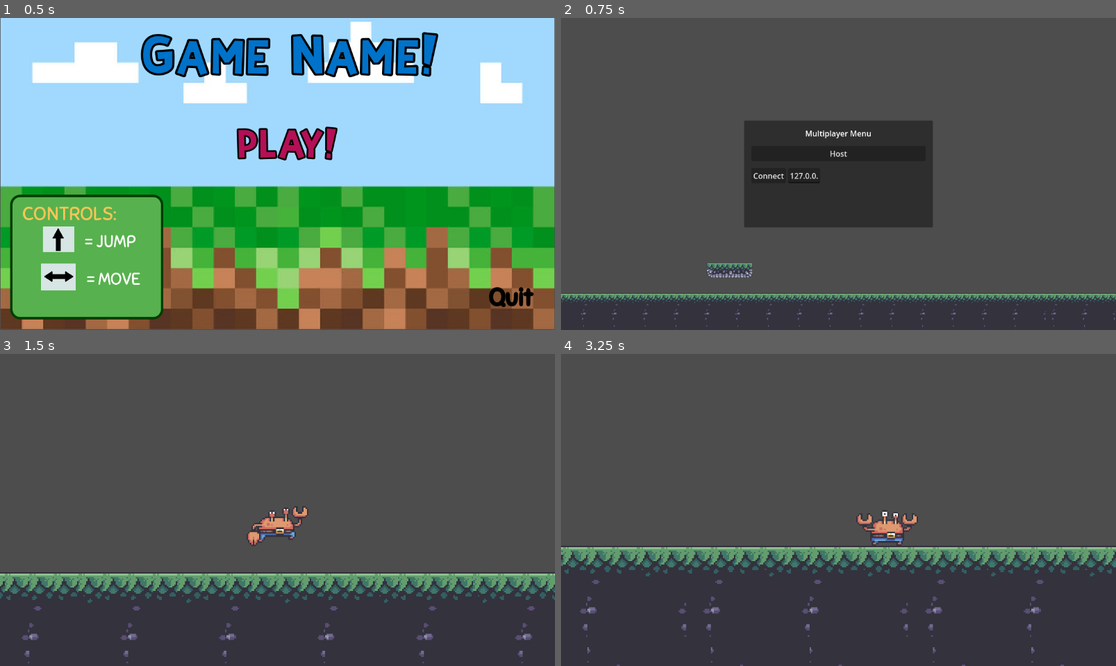
Above: before the commit, frames 1-4 (two rows, left to right).
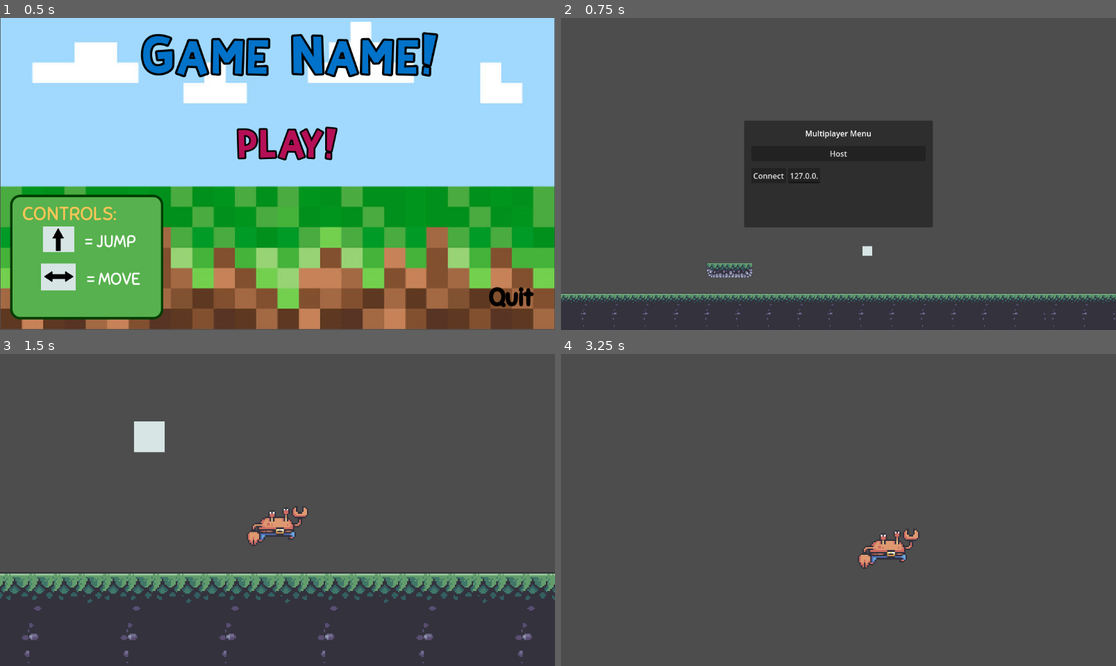
Above: after the commit, the same moments.

Repository: SMR-2023-Summer-Project/2DSideRacer
Game: Godot game, scene res://root/ui/title_screen/title_screen.tscn
The game is run twice, just before and just after one commit, with the same random seed, the same clock (stepped at 60 frames per second) and the same inputs.
Inputs (mouse positions are in pixels of both pictures, inside the frame that each line leads up to):
- Up to frame 1 (0.5 s): no input
- Up to frame 2 (0.75 s): click "PLAY!" at 0.5 s
- Up to frame 3 (1.5 s): click "Host" at 1.25 s
- Up to frame 4 (3.25 s): move the mouse to (960, 494) at 2.02 s; hold Space (swing) 2.03-2.78 s; hold Right (ui_right) from 2.03 s (still down); tap Shift (dash) at 2.1 s; tap Up (jump) at 2.27, 2.57, 3.02, 3.05 s; move the mouse to (727, 525) at 2.77 s; tap Space (swing) at 2.85 s

Frame 1 is identical in both runs. In frame 2, less than 0.1% of the frame differs, in the area x 54-57%, y 73-77%; in frame 3, 0.6%; in frame 4, 39%, in the area x 0-100%, y 50-100%.

Commit message:
Added sfx for dash, added double jump, added sfx for double jump
Note: Also changed player script in attempt to fix rope swinging. Little success, so most code is commented out for later work.

Diff:
--- /dev/null
+++ b/root/entities/player/Line2D.gd
@@ -0,0 +1,11 @@
+extends Line2D
+
+
+# Called when the node enters the scene tree for the first time.
+func _ready():
+	pass # Replace with function body.
+
+
+# Called every frame. 'delta' is the elapsed time since the previous frame.
+func _process(delta):
+	pass
--- /dev/null
+++ b/root/entities/player/RigidBody2D.gd
@@ -0,0 +1,11 @@
+extends RigidBody2D
+
+
+# Called when the node enters the scene tree for the first time.
+func _ready():
+	pass # Replace with function body.
+
+
+# Called every frame. 'delta' is the elapsed time since the previous frame.
+func _process(delta):
+	pass
--- a/root/entities/player/player.gd
+++ b/root/entities/player/player.gd
@@ -7,25 +7,24 @@
 const DASH_DURATION = 0.2
 const DASH_COOLDOWN = 1.0
 const CLIMB_SPEED = 100  # Adjust climbing speed as needed
-const GRAVITY = 900  # Adjust gravity as needed
 
 
 var dashTimer = 0.0
 var canDash = true
 var hook_pos = Vector2()
 var hooked = false
-var rope_length = 500
-var current_rope_length
 var isClimbing = false
+var canDJ = false
 
 @onready var camera = $Camera2D
+@onready var rope = $rope
+@onready var ray = $RayCast2D
 
 # Get the gravity from the project settings to be synced with RigidBody nodes.
 var gravity = ProjectSettings.get_setting("physics/2d/default_gravity")
 
 func _ready():
 	if not is_multiplayer_authority(): return
-	current_rope_length = rope_length
 	respawn()
 	print("Ready")
 	camera.make_current()
@@ -34,13 +33,17 @@
 
 func _physics_process(delta):
 	if not is_multiplayer_authority(): return
-	#hook()
-	# Add the gravity.
+	# Add the gravity & Handle double jump
 	if not is_on_floor():
 		velocity.y += gravity * delta
+		if Input.is_action_just_pressed("jump") and canDJ:
+			velocity.y = JUMP_VELOCITY * 0.75
+			canDJ = false
 
 	# Handle Jump.
 	if Input.is_action_just_pressed("jump") and is_on_floor():
+		# Reset double jump condition
+		canDJ = true
 		velocity.y = JUMP_VELOCITY
 
 	# Get the input direction and handle the movement/deceleration.
@@ -84,23 +87,32 @@
 			isClimbing = true
 			velocity.y = -CLIMB_SPEED
 
+#	rope.global_position = self.global_position
+#	ray.look_at(get_global_mouse_position())
+#
+#	if Input.is_action_just_pressed("swing"):
+#		if ray.is_colliding():
+#			hooked = true
+#			print("rope colliding")
+#			var colliderobj = ray.get_collider()
+#			var colldistance = ray.get_collision_point().distance_to(self.global_position)
+#			rope.length = colldistance
+#			rope.global_rotation_degrees = ray.global_rotation_degrees - 90
+#			rope.rest_length = colldistance * 0.75
+#			rope.node_b = colliderobj.get_path()
+#			print(rope.node_a)
+#			print(rope.node_b)
+#
+#	if not Input.is_action_pressed("swing"):
+#		hooked = false
+#		rope.node_b = rope.node_a
+
+
 	# Move and slide.
-	#hook()
 	#update()
 	move_and_slide()
 	respawn()
-func hook():
-	$Raycast.look_at(get_global_mouse_position())
-	if Input.is_action_just_pressed("swing"):
-		hook_pos = get_hook_pos()
-		if hook_pos:
-			hooked = true
-			current_rope_length = global_position.distance_to(hook_pos)
 
-func get_hook_pos():
-	for raycast in $Raycast.get_children():
-		if raycast.is_colliding():
-			return raycast.get_collisionn_point()
 
 #sets the player back to the most current spawnpoint
 func respawn():
--- a/root/entities/player/player.tscn
+++ b/root/entities/player/player.tscn
@@ -1,18 +1,21 @@
-[gd_scene load_steps=55 format=3 uid="uid://3iwpe0n7knwo"]
+[gd_scene load_steps=58 format=3 uid="uid://3iwpe0n7knwo"]
 
 [ext_resource type="Script" path="res://root/entities/player/player.gd" id="1_wsm0r"]
-[ext_resource type="Texture2D" uid="uid://ce4ipqk8gy60n" path="res://root/assets/sprites/entities/crabby/fall.png" id="2_her7o"]
-[ext_resource type="Texture2D" uid="uid://bgxxaxgp24hew" path="res://root/assets/sprites/entities/crabby/idle.png" id="2_piy4l"]
-[ext_resource type="Texture2D" uid="uid://np8ybqtxygue" path="res://root/assets/sprites/entities/crabby/fall_right.png" id="3_160ia"]
-[ext_resource type="Texture2D" uid="uid://c4mp262lj2fl0" path="res://root/assets/sprites/entities/crabby/jump.png" id="4_qqd7g"]
-[ext_resource type="Texture2D" uid="uid://bfp3jv1ck2jdh" path="res://root/assets/sprites/entities/crabby/run.png" id="5_nuy38"]
-[ext_resource type="Texture2D" uid="uid://be1hs8iuy8tx2" path="res://root/assets/sprites/entities/crabby/idle_right.png" id="5_yeiy0"]
-[ext_resource type="Texture2D" uid="uid://cotu8recyvn4o" path="res://root/assets/sprites/entities/crabby/jump_right.png" id="7_heg7o"]
-[ext_resource type="Texture2D" uid="uid://c2r7aybdqa4jb" path="res://root/assets/sprites/entities/crabby/run_right.png" id="9_rxhy7"]
+[ext_resource type="Texture2D" uid="uid://c0frnjssf5hf6" path="res://root/assets/sprites/entities/crabby/fall.png" id="2_her7o"]
+[ext_resource type="Texture2D" uid="uid://bbld6x067rww6" path="res://root/assets/sprites/entities/crabby/idle.png" id="2_piy4l"]
+[ext_resource type="Texture2D" uid="uid://dyei5ee2hhqfk" path="res://root/assets/sprites/entities/crabby/fall_right.png" id="3_160ia"]
+[ext_resource type="Texture2D" uid="uid://dbrkon2x2eur" path="res://root/assets/sprites/entities/crabby/jump.png" id="4_qqd7g"]
+[ext_resource type="Texture2D" uid="uid://mwpllxiwdwdp" path="res://root/assets/sprites/entities/crabby/run.png" id="5_nuy38"]
+[ext_resource type="Texture2D" uid="uid://4kebot45mjay" path="res://root/assets/sprites/entities/crabby/idle_right.png" id="5_yeiy0"]
+[ext_resource type="Texture2D" uid="uid://bxydqxv286igv" path="res://root/assets/sprites/entities/crabby/jump_right.png" id="7_heg7o"]
+[ext_resource type="Texture2D" uid="uid://cuab1v2mjqclc" path="res://root/assets/sprites/entities/crabby/run_right.png" id="9_rxhy7"]
 [ext_resource type="Script" path="res://root/entities/player/player_animations.gd" id="10_1f6r6"]
 [ext_resource type="Script" path="res://root/entities/player/player_sounds.gd" id="11_wtaoh"]
-[ext_resource type="AudioStream" uid="uid://ndns83snfm7a" path="res://root/assets/audio/sfx/snd_jump.ogg" id="12_agtq3"]
-[ext_resource type="AudioStream" uid="uid://c68f0u0is1l2h" path="res://root/assets/audio/sfx/snd_step.ogg" id="13_i0xb2"]
+[ext_resource type="AudioStream" uid="uid://12sbaslwkuxe" path="res://root/assets/audio/sfx/snd_jump.ogg" id="12_agtq3"]
+[ext_resource type="AudioStream" uid="uid://dvmmdkn6jkj1w" path="res://root/assets/audio/sfx/snd_step.ogg" id="13_i0xb2"]
+[ext_resource type="AudioStream" uid="uid://cvh0nlv36wgt3" path="res://root/assets/audio/sfx/Jump 4.wav" id="14_mf707"]
+[ext_resource type="AudioStream" uid="uid://bjjabqerra024" path="res://root/assets/audio/sfx/climb_1.wav" id="15_202mj"]
+[ext_resource type="AudioStream" uid="uid://dkjta616vg1oa" path="res://root/assets/audio/sfx/Jump 1.wav" id="16_dtg4o"]
 
 [sub_resource type="RectangleShape2D" id="RectangleShape2D_rbe6w"]
 size = Vector2(42, 24)
@@ -378,3 +381,18 @@
 
 [node name="StepSfx" type="AudioStreamPlayer2D" parent="PlayerSounds"]
 stream = ExtResource("13_i0xb2")
+
+[node name="DashSfx" type="AudioStreamPlayer2D" parent="PlayerSounds"]
+stream = ExtResource("14_mf707")
+
+[node name="ClimbSfx" type="AudioStreamPlayer2D" parent="PlayerSounds"]
+stream = ExtResource("15_202mj")
+
+[node name="DJSfx" type="AudioStreamPlayer2D" parent="PlayerSounds"]
+stream = ExtResource("16_dtg4o")
+
+[node name="RayCast2D" type="RayCast2D" parent="."]
+target_position = Vector2(500, 0)
+collision_mask = 3
+
+[node name="rope" type="DampedSpringJoint2D" parent="."]
--- a/root/entities/player/player_sounds.gd
+++ b/root/entities/player/player_sounds.gd
@@ -1,4 +1,4 @@
-# Author: Habib
+# Author: Habib, Luc
 
 extends Node2D
 
@@ -7,6 +7,9 @@
 @onready var jump_sfx = $JumpSfx
 @onready var land_sfx = $LandSfx
 @onready var step_sfx = $StepSfx
+@onready var dash_sfx = $DashSfx
+@onready var climb_sfx = $ClimbSfx
+@onready var DJ_Sfx = $DJSfx
 
 var player: CharacterBody2D = null
 
@@ -18,6 +21,8 @@
 
 # whether or not player was on ground last physics frame
 var previously_on_floor = true
+
+var previously_couldDJ = true
 
 func _ready():
 	# parent of this node will always be assumed
@@ -39,8 +44,20 @@
 		# player has just left the ground going up, jumped?
 		print("jump")
 		jump_sfx.play()
+	elif not player.is_on_floor() and not previously_on_floor and Input.is_action_just_pressed("jump") and previously_couldDJ:
+		DJ_Sfx.play()
 	elif player.is_on_floor() and not previously_on_floor:
 		# player has just landed
 		land_sfx.play()
 
+	if Input.is_action_just_pressed("dash"):
+		#player has just pressed dash key
+		dash_sfx.play()
+
+	if player.get("isClimbing") and (Input.is_action_pressed("ui_up") or Input.is_action_pressed("ui_down")) and elapsed_since_last_step > STEP_FREQUENCY:
+		# player is in climbing state and moving either up or down
+		climb_sfx.play()
+		last_time_stepped = elapsed_time
+
 	previously_on_floor = player.is_on_floor()
+	previously_couldDJ = player.get("canDJ")
--- a/root/multiplayer/multiplayer.tscn
+++ b/root/multiplayer/multiplayer.tscn
@@ -1,6 +1,7 @@
-[gd_scene load_steps=5 format=3 uid="uid://cdn18fm4gxl0m"]
-
-[ext_resource type="Texture2D" uid="uid://bb4itiyoqce2j" path="res://root/assets/sprites/tilesets/stone_grassy_tileset.png" id="1_pod0c"]
+[gd_scene load_steps=7 format=3 uid="uid://cdn18fm4gxl0m"]
+
+[ext_resource type="Texture2D" uid="uid://bu6aebld8gx68" path="res://root/assets/sprites/tilesets/stone_grassy_tileset.png" id="1_pod0c"]
+[ext_resource type="Texture2D" uid="uid://dn7js4x7xvt1a" path="res://root/assets/sprites/backgrounds/Industrial_background_1.png" id="2_rxy47"]
 
 [sub_resource type="GDScript" id="GDScript_463ds"]
 script/source = "# author Cesar
@@ -804,7 +805,10 @@
 physics_layer_0/collision_layer = 1
 sources/0 = SubResource("TileSetAtlasSource_spn0y")
 
+[sub_resource type="RectangleShape2D" id="RectangleShape2D_0drc7"]
+
 [node name="Multiplayer" type="Node2D"]
+position = Vector2(-5, -3)
 script = SubResource("GDScript_463ds")
 
 [node name="CanvasLayer" type="CanvasLayer" parent="."]
@@ -864,6 +868,18 @@
 [node name="Camera2D" type="Camera2D" parent="Lobby"]
 position = Vector2(-142, -200)
 
+[node name="StaticBody2D" type="StaticBody2D" parent="Lobby"]
+collision_layer = 3
+collision_mask = 3
+
+[node name="CollisionShape2D" type="CollisionShape2D" parent="Lobby/StaticBody2D"]
+position = Vector2(-82, -40)
+shape = SubResource("RectangleShape2D_0drc7")
+
+[node name="Sprite2D" type="Sprite2D" parent="Lobby/StaticBody2D/CollisionShape2D"]
+scale = Vector2(0.0416667, 0.0625)
+texture = ExtResource("2_rxy47")
+
 [node name="MultiplayerSpawner" type="MultiplayerSpawner" parent="."]
 _spawnable_scenes = PackedStringArray("res://root/entities/player/player.tscn")
 spawn_path = NodePath("..")
Not shown, added: root/assets/audio/sfx/Jump 1.wav
Not shown, added: root/assets/audio/sfx/Jump 4.wav
Not shown, added: root/assets/audio/sfx/climb_1.wav
